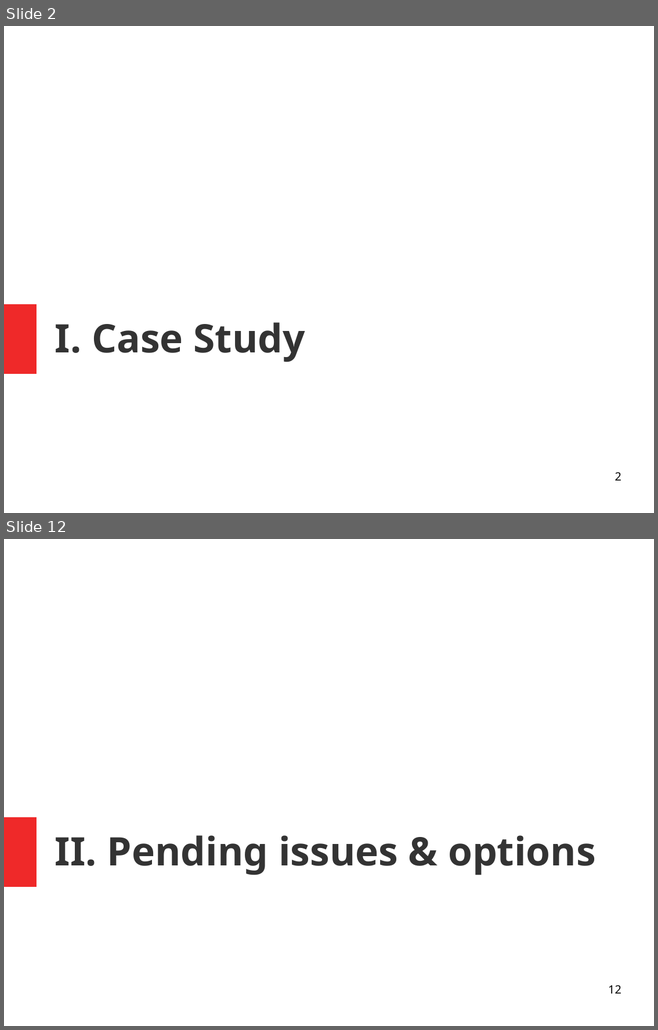
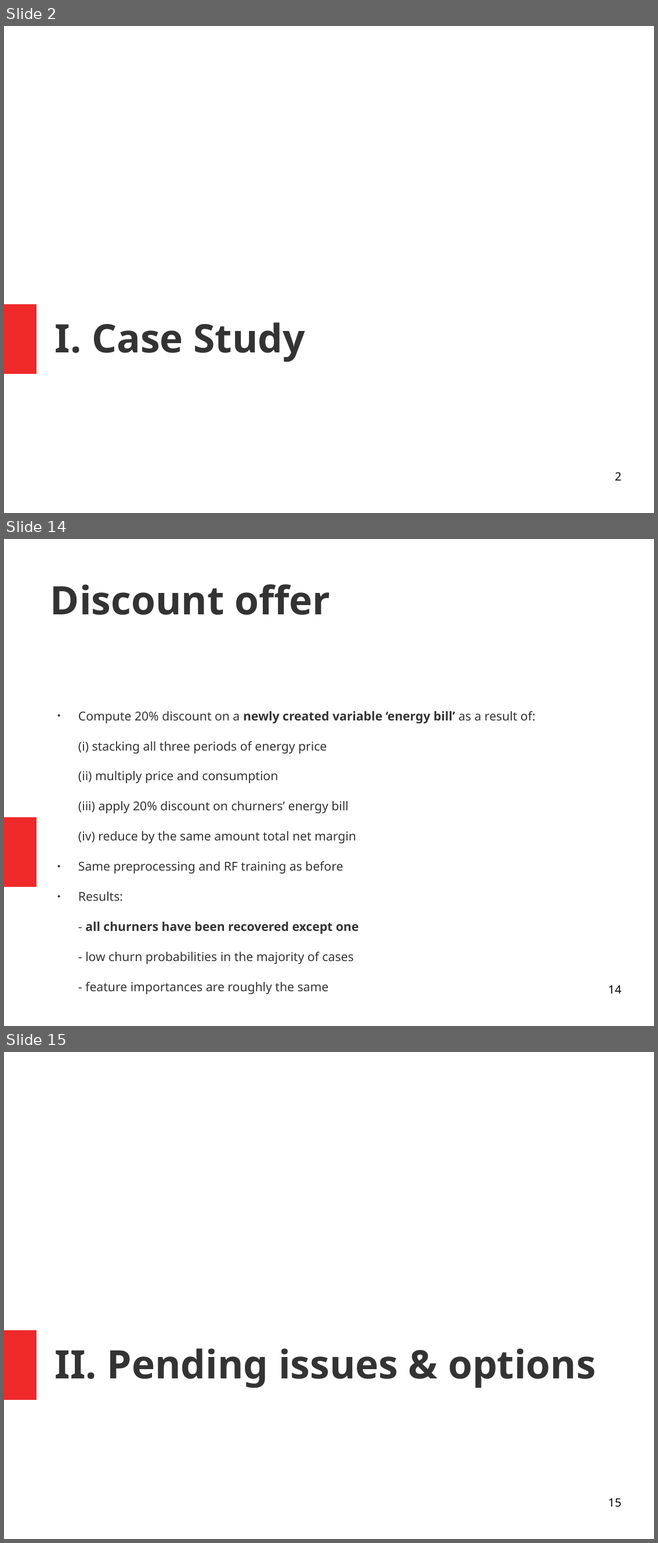
Before and after one commit to isabelpuche/Marketing_Analytics, a slide deck: ppt_100421.odp. Shown one above the other, each under a label of ours: slides 2 and 12 before the commit, slides 2, 14 and 15 after it; the slides between them are not shown. The pictures are 658x1030 and 658x1543 pixels, drawn with LibreOffice and Linux fonts; fonts in the diff are those of the drawing. Boxes give left, top, right and bottom in pixels: in the first picture for what was removed or moved away, otherwise in the second. Text is boxed around its words. In the diff, an @@ line names an element or a change of style, - is before the commit and + after.

```diff
--- a/ppt_100421.odp
+++ b/ppt_100421.odp
@@ slide 14 added at box(4, 539, 654, 1026), background #FFFFFF; not listed: 1 template element that a slide beside it also shows @@
@@ title added at box(50, 584, 330, 615), 48 pt, text #333333, bold @@
+Discount offer
@@ text added at box(78, 711, 535, 964), 15 pt, text #333333 @@
+● Compute 20% discount on a newly created variable ‘energy bill’ as a result of:
+(i) stacking all three periods of energy price
+(ii) multiply price and consumption
+(iii) apply 20% discount on churners’ energy bill
+(iv) reduce by the same amount total net margin
+● Same preprocessing and RF training as before
+● Results:
+- all churners have been recovered except one
+- low churn probabilities in the majority of cases
+- feature importances are roughly the same
@@ page number added at box(608, 985, 621, 994), 14 pt, text #000000 @@
+14
@@ what was slide 12 is now slide 15 @@
@@ page number at box(608, 1499, 621, 1507): text changed @@
-12
+15
```
Also in this commit, not shown: 2 slides changed, 10 other slides added, 10 slides removed, 3 other files.
